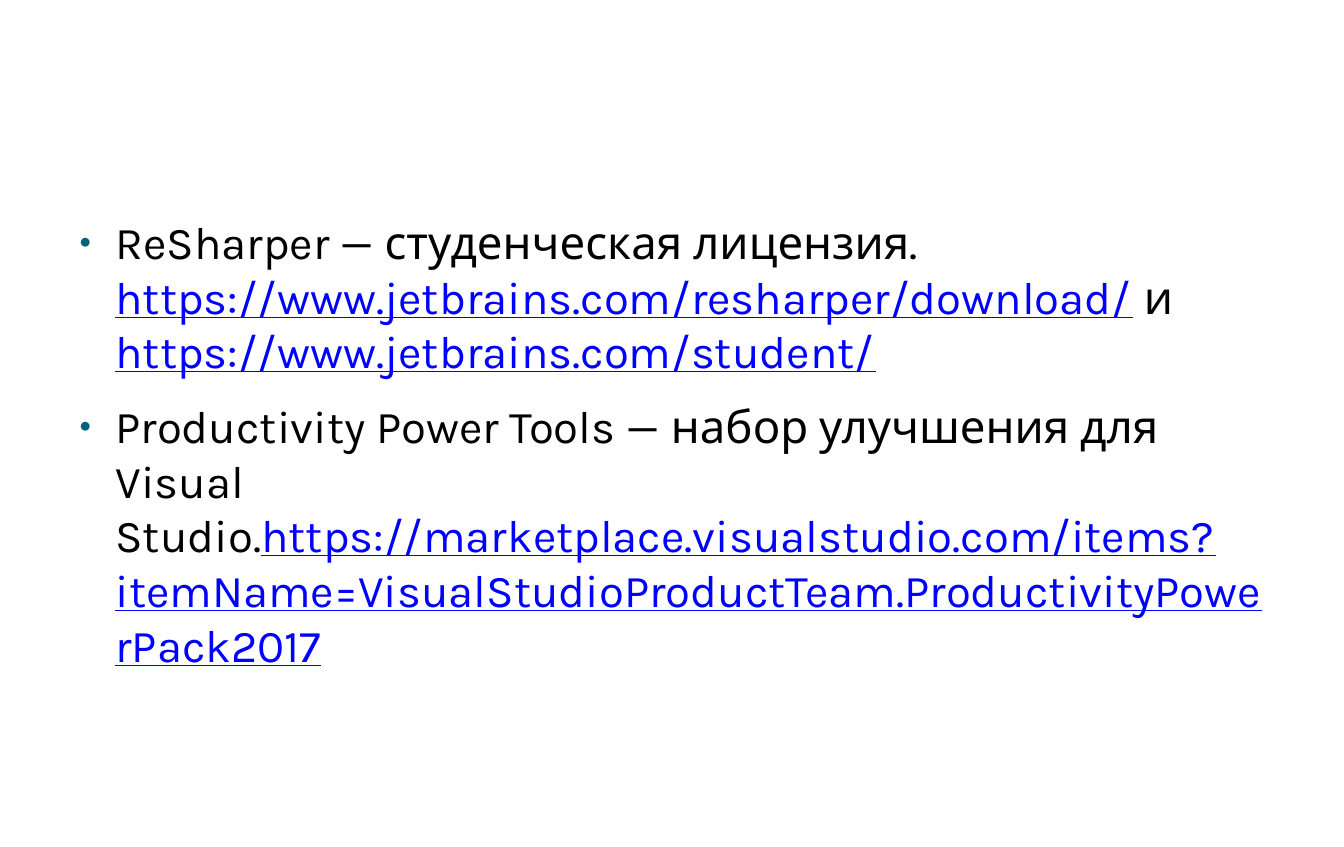
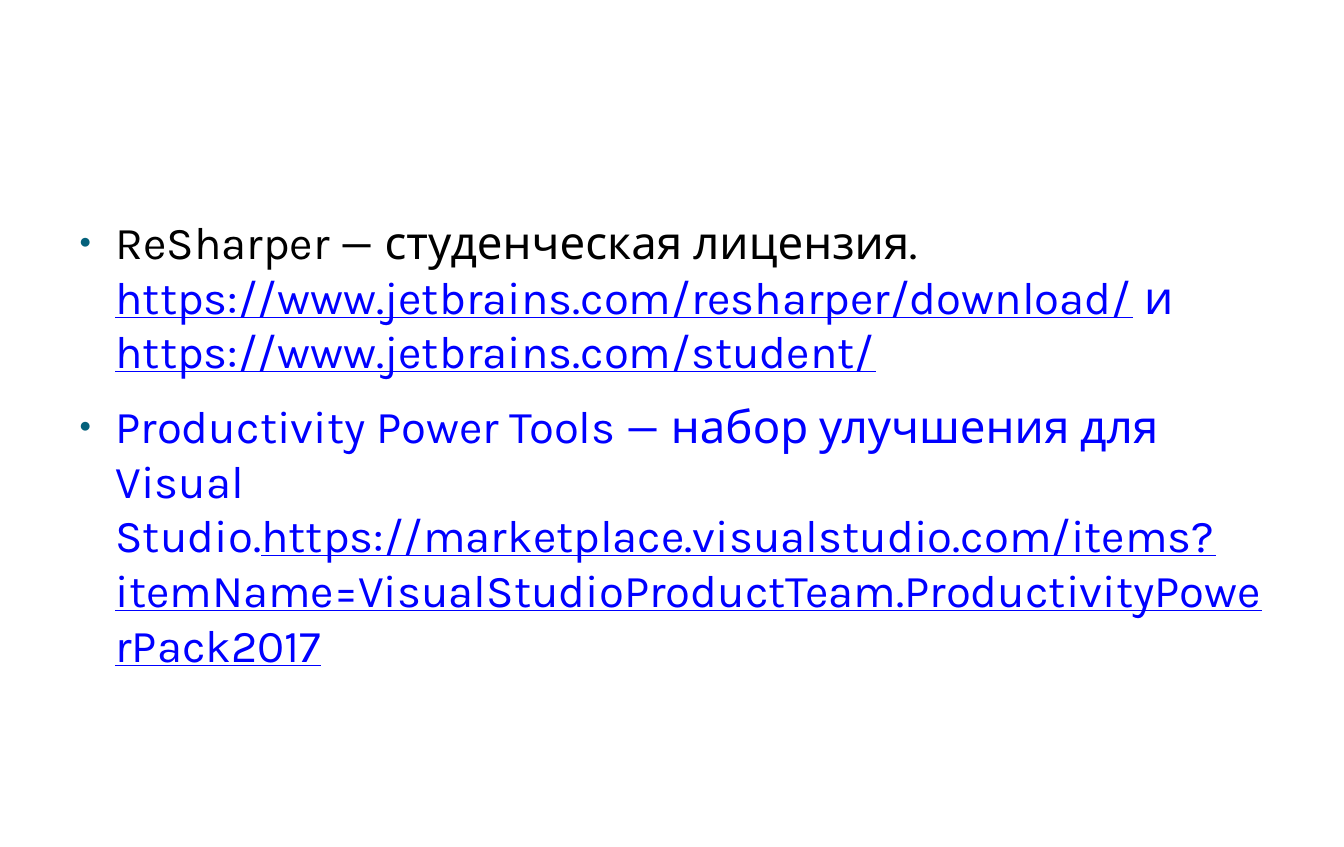
Before and after one commit to klimenkoAnna/DeveloperInstrumentalTools, a slide deck: slide 5 of docs/ETU DIT #1.pptx (slide 4 before the commit). Drawn at 1344x847 pixels with LibreOffice and Linux fonts; fonts in the diff are those of the drawing; background and template pictures are left out. Boxes give left, top, right and bottom in pixels: in the first picture for what was removed or moved away, otherwise in the second. Text is boxed around its words. In the diff, an @@ line names an element or a change of style, - is before the commit and + after.

```diff
--- a/docs/ETU DIT #1.pptx
+++ b/docs/ETU DIT #1.pptx
@@ text "ReSharper — студенческая лицензия. https://www.jetbrains.com ..." at bbox=[115, 228, 1260, 618]: text colour #000000 to #0000FF in "и", "Productivity Power Tools — набор улучшения для ..." @@
```
Also in this commit, not shown: 5 other slides changed, 2 slides added, 2 slides removed.
